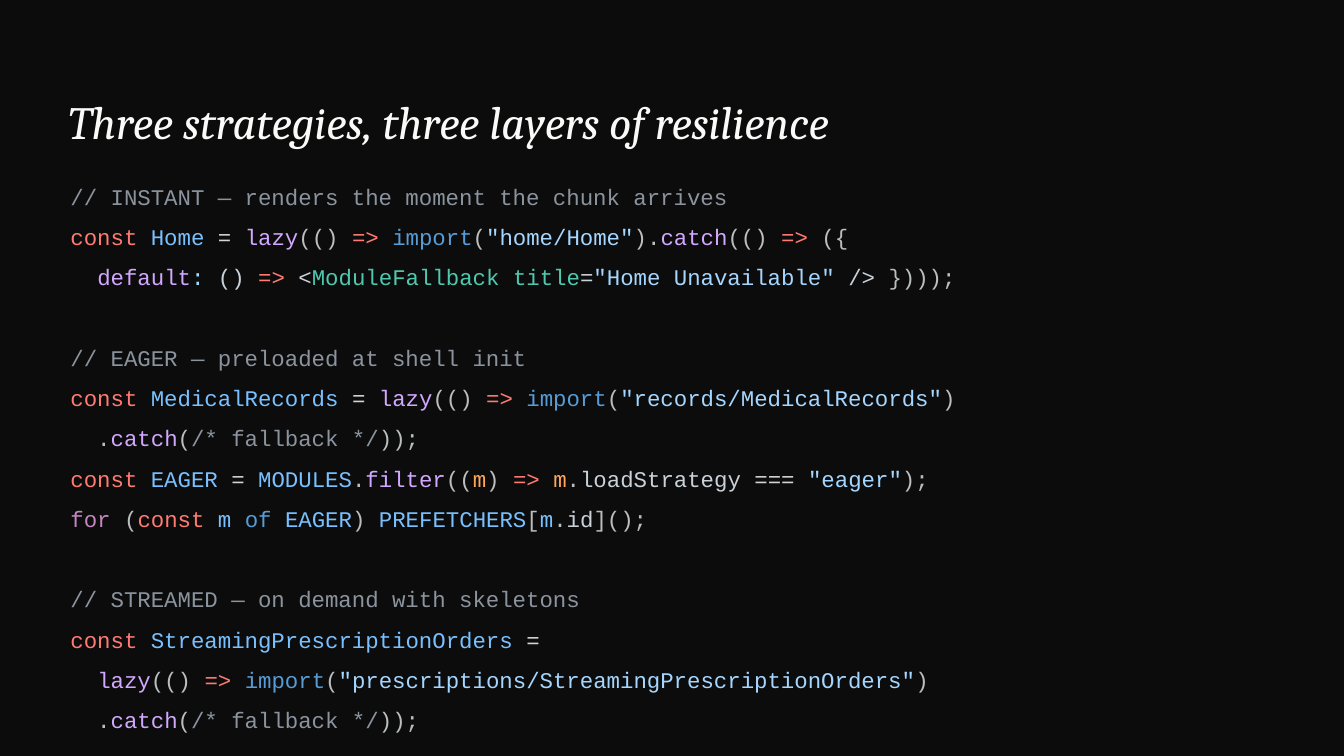
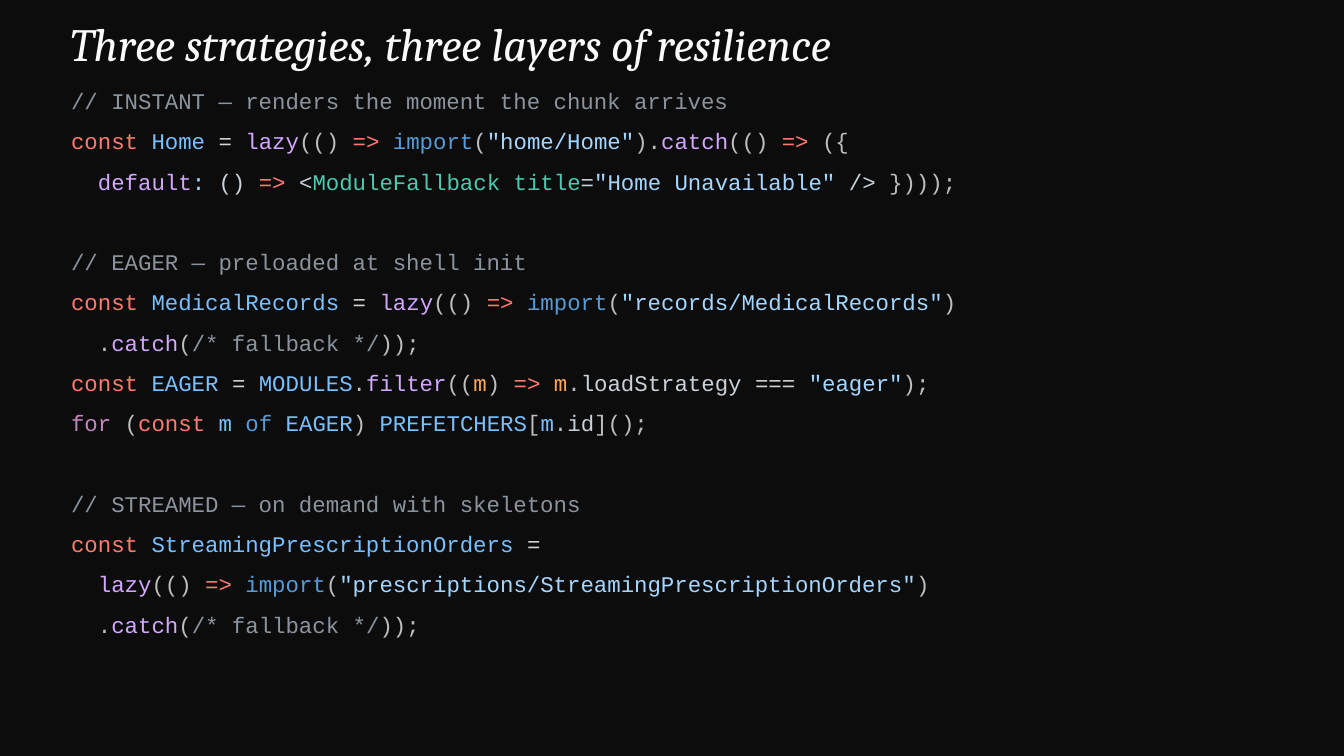
Before and after one commit to devlinduldulao/module-federation-demo, a slide deck: slide 26 of presentation/module-federation.pptx (slide 29 before the commit). Drawn at 1344x756 pixels with LibreOffice and Linux fonts; fonts in the diff are those of the drawing. Boxes give left, top, right and bottom in pixels: in the first picture for what was removed or moved away, otherwise in the second. Text is boxed around its words. In the diff, an @@ line names an element or a change of style, - is before the commit and + after.

```diff
--- a/presentation/module-federation.pptx
+++ b/presentation/module-federation.pptx
@@ text "Three strategies, three layers of ...": place and size @@
-text "Three strategies, three layers of ..." at [68,107,829,149]
+text "Three strategies, three layers of ..." at [70,29,831,71]
@@ text "// INSTANT — renders the ...": place and size @@
-text "// INSTANT — renders the ..." at [70,189,955,733]
+text "// INSTANT — renders the ..." at [71,93,956,638]
```
Also in this commit, not shown: 11 other slides changed, 6 slides removed, 25 other files.
